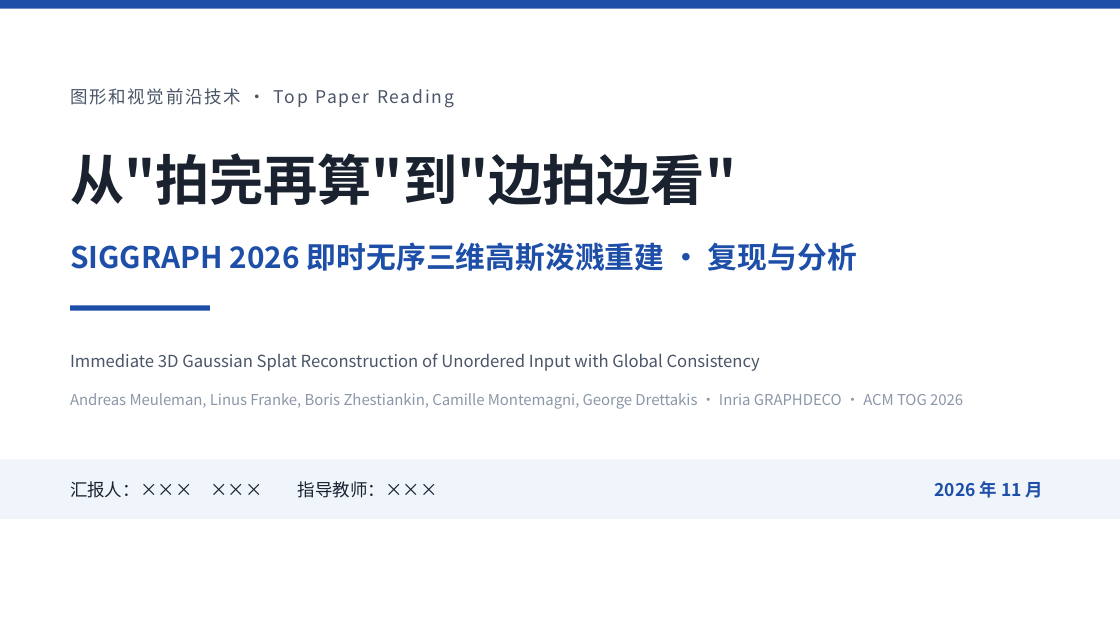
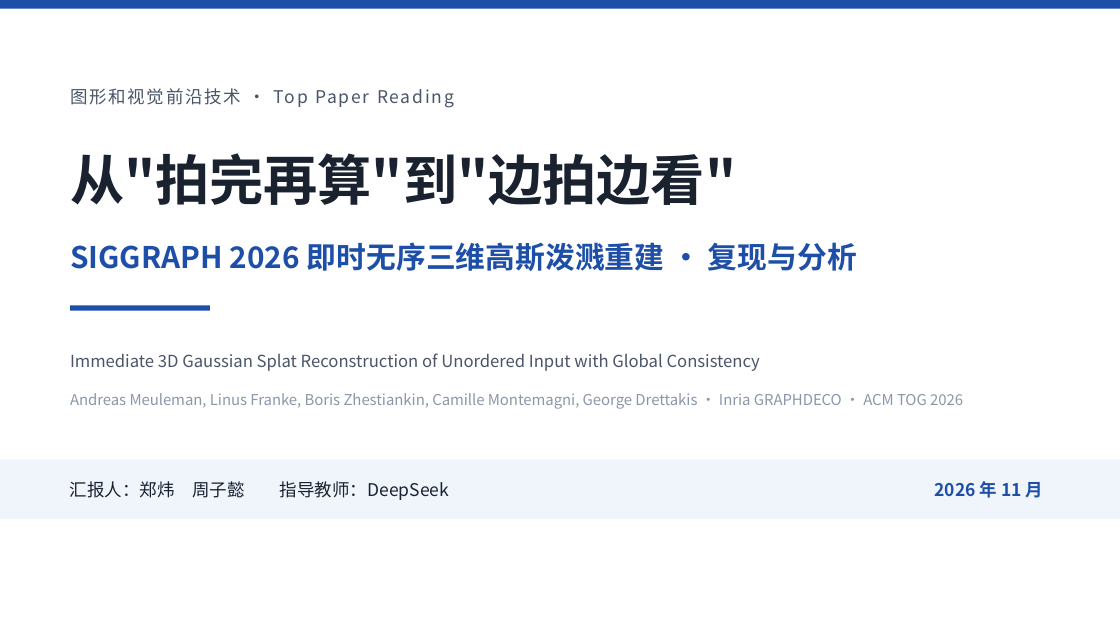
Before and after one commit to LeoZhengWei/ecnu-cs, a slide deck: slide 1 of ecnu-cg/02-PPT/PPT-即时三维高斯泼溅重建.pptx. Drawn at 1120x630 pixels with LibreOffice and Linux fonts; fonts in the diff are those of the drawing. Boxes give left, top, right and bottom in pixels: in the first picture for what was removed or moved away, otherwise in the second. Text is boxed around its words. In the diff, an @@ line names an element or a change of style, - is before the commit and + after.

```diff
--- a/ecnu-cg/02-PPT/PPT-即时三维高斯泼溅重建.pptx
+++ b/ecnu-cg/02-PPT/PPT-即时三维高斯泼溅重建.pptx
@@ text at (70, 481, 449, 500): text changed @@
-汇报人：××× ××× 指导教师：×××
+汇报人：郑炜 周子懿 指导教师：DeepSeek
```
Also in this commit, not shown: 9 other slides changed, 5 slides added, 2 slides removed, 26 other files.
